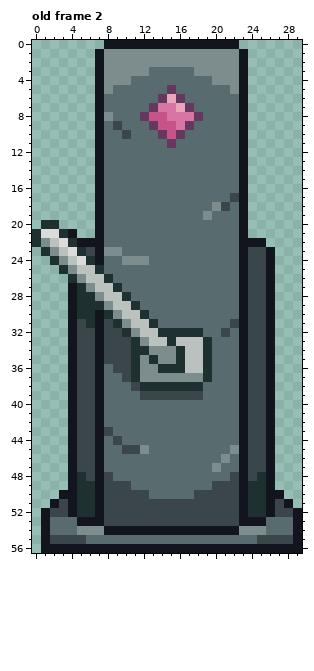
One commit to this pixel-art file: Biogenesis_SNZA/Assets/Sprites/Maps/Props/Dungeon/Palanca.aseprite. That is the earlier state.
32x60 pixels, 2 frames. Colours within 5 levels of each other are drawn and written as one. Shown: old frame 2. The old version is drawn lined up with the new one, on the new canvas. The commit also changed other frames, which this record leaves out.
The result:
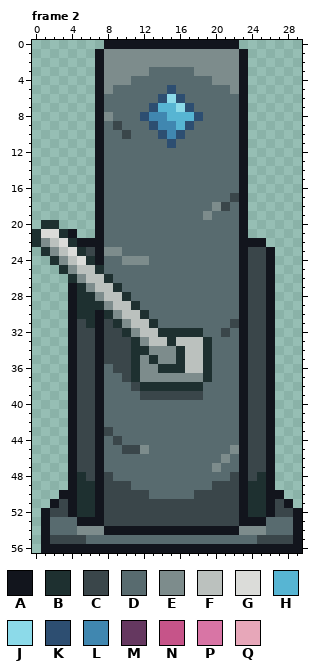
Palette (. is transparent): A #12151d  B #1e3030  C #3a464a  D #586b6f  E #7d8c8c  F #bbc1be  G #dbdcd9  H #57b5d3  J #8cdae9  K #2d4e71  L #4087b0  M #653860  N #c65489  P #d875a5  Q #e7a7b9
A new or re-ordered frame is compared with the old frame closest to it.
Edits made:
canvas 32x60 -> 30x57, the old top-left corner now at -1,-2 (the part of the old canvas that was cut away was empty and is not shown)
frames 2 -> 4
--- frame 2 is new; against old frame 2
@@ x 10..20 @@
  4 EDDDDDDDDDE
- 5 DDDDDMDDDDD
- 6 DDDDMQMDDDD
- 7 DDDMPPQMDDD
- 8 DDMNNPPPMDD
- 9 DDDMNNPMDDD
-10 CDDDMNMDDDD
-11 DDDDDMDDDDD
+ 5 DDDDDKDDDDD
+ 6 DDDDKJKDDDD
+ 7 DDDKHHJKDDD
+ 8 DDKLLHHHKDD
+ 9 DDDKLLHKDDD
+10 CDDDKLKDDDD
+11 DDDDDKDDDDD
 12 DDDDDDDDDDD
